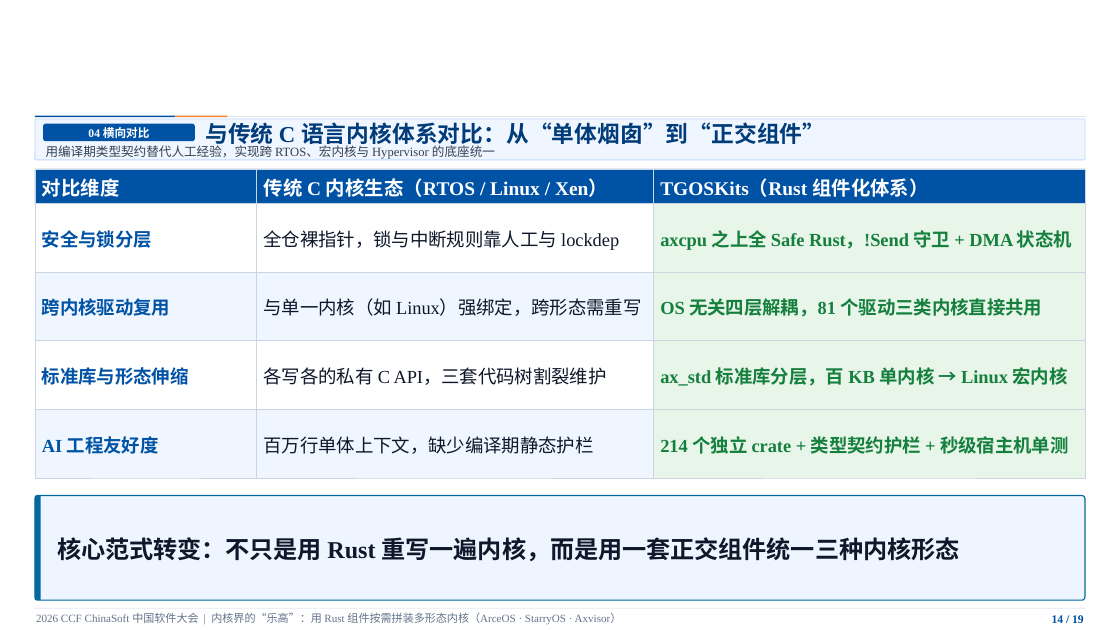
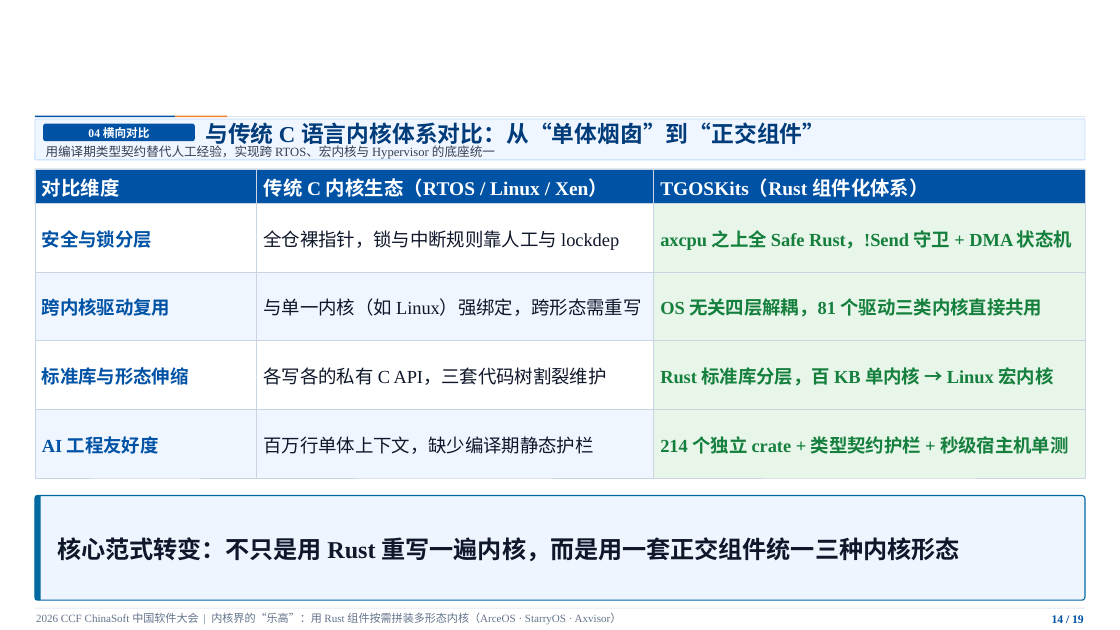
Before and after one commit to ZR233/tgoskits, a slide deck: slide 14 of TGOSKits_Presentation_v2.pptx. Drawn at 1120x630 pixels with LibreOffice and Linux fonts; fonts in the diff are those of the drawing; background and template pictures are left out. Boxes give left, top, right and bottom in pixels: in the first picture for what was removed or moved away, otherwise in the second. Text is boxed around its words. In the diff, an @@ line names an element or a change of style, - is before the commit and + after.

```diff
--- a/TGOSKits_Presentation_v2.pptx
+++ b/TGOSKits_Presentation_v2.pptx
@@ text at box(660, 367, 1053, 386): text changed @@
-ax_std 标准库分层，百 KB 单内核 → Linux 宏内核
+Rust 标准库分层，百 KB 单内核 → Linux 宏内核
```
Also in this commit, not shown: 5 other slides changed.
